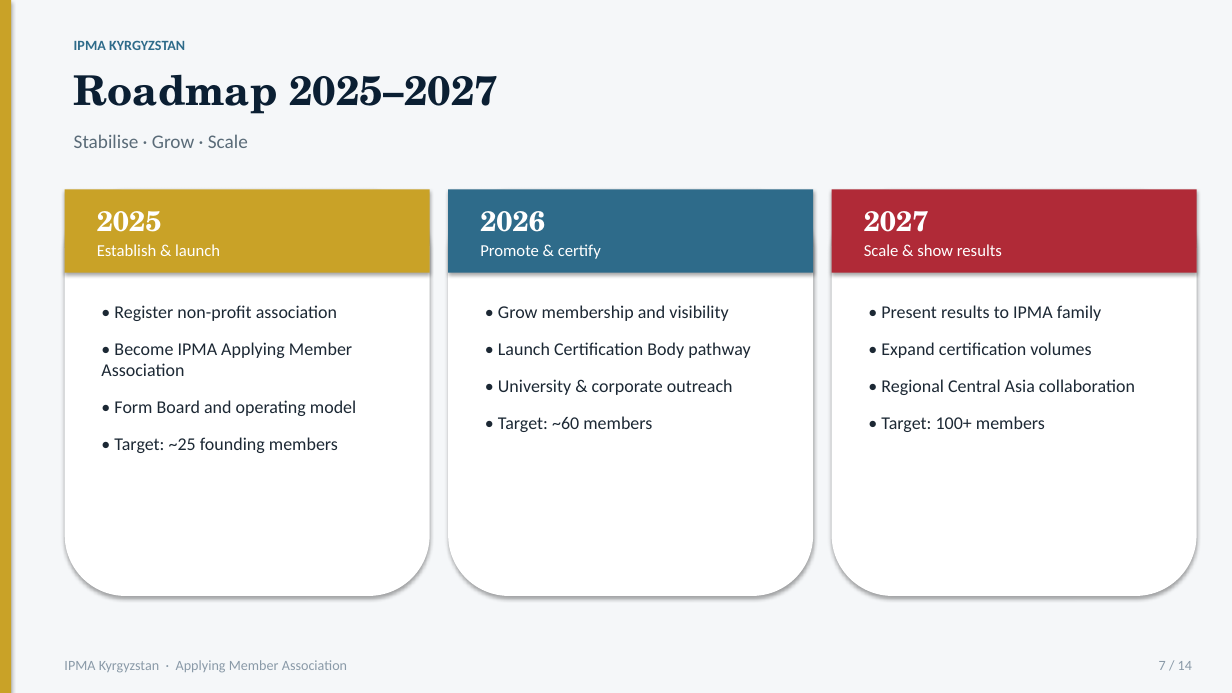
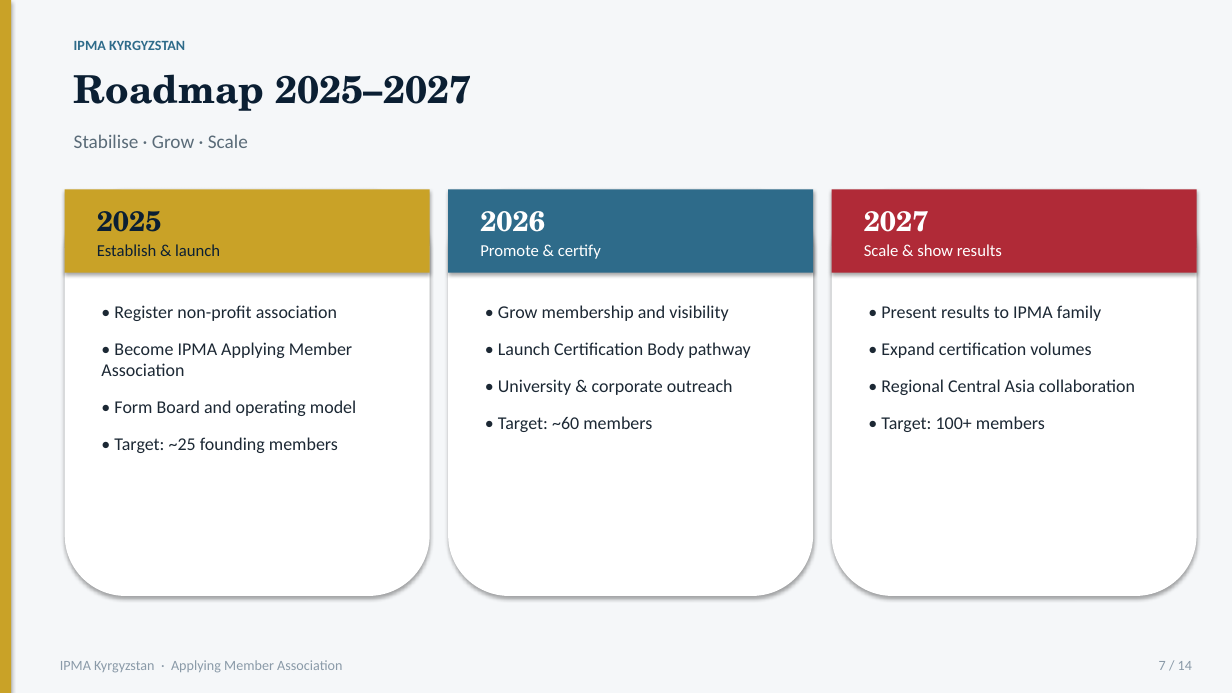
Before and after one commit to umekishev/umekishev, a slide deck: slide 7 of presentations/IPMA_Kyrgyzstan_CoD_Presentation.pptx. Drawn at 1232x693 pixels with LibreOffice and Linux fonts; fonts in the diff are those of the drawing. Boxes give left, top, right and bottom in pixels: in the first picture for what was removed or moved away, otherwise in the second. Text is boxed around its words. In the diff, an @@ line names an element or a change of style, - is before the commit and + after.

```diff
--- a/presentations/IPMA_Kyrgyzstan_CoD_Presentation.pptx
+++ b/presentations/IPMA_Kyrgyzstan_CoD_Presentation.pptx
@@ text "Roadmap 2025–2027" at (74, 74, 472, 111): size 32 to 30 pt @@
@@ text "2025" at (97, 211, 162, 232): text colour #FFFFFF to #0B1F33 @@
@@ text "Establish & launch" at (97, 244, 220, 256): text colour #FFFFFF to #0B1F33 @@
@@ text "IPMA Kyrgyzstan · Applying Member ...": place and size @@
-text "IPMA Kyrgyzstan · Applying Member ..." at (64, 660, 347, 673)
+text "IPMA Kyrgyzstan · Applying Member ..." at (60, 660, 342, 673)
```
Also in this commit, not shown: 13 other slides changed.
